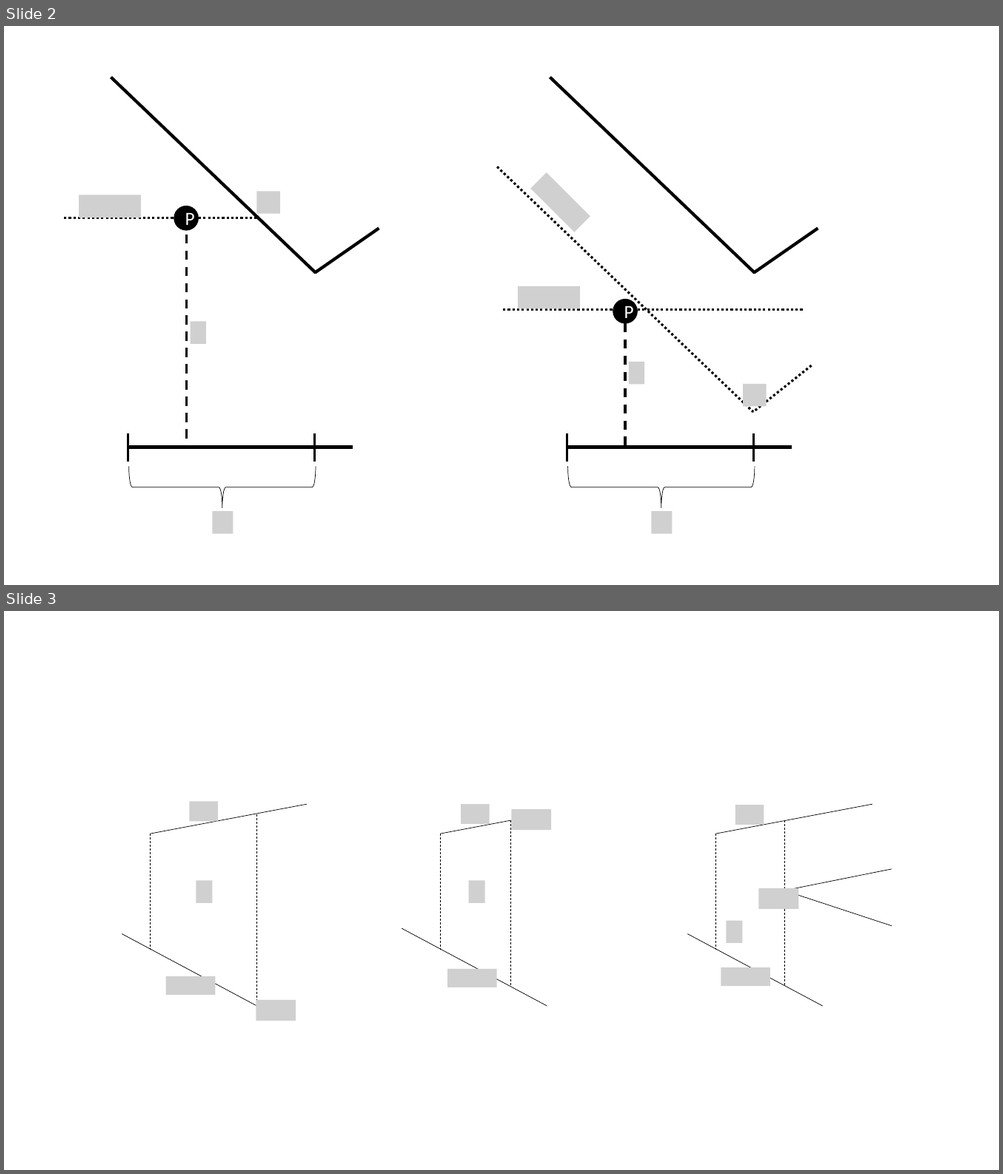
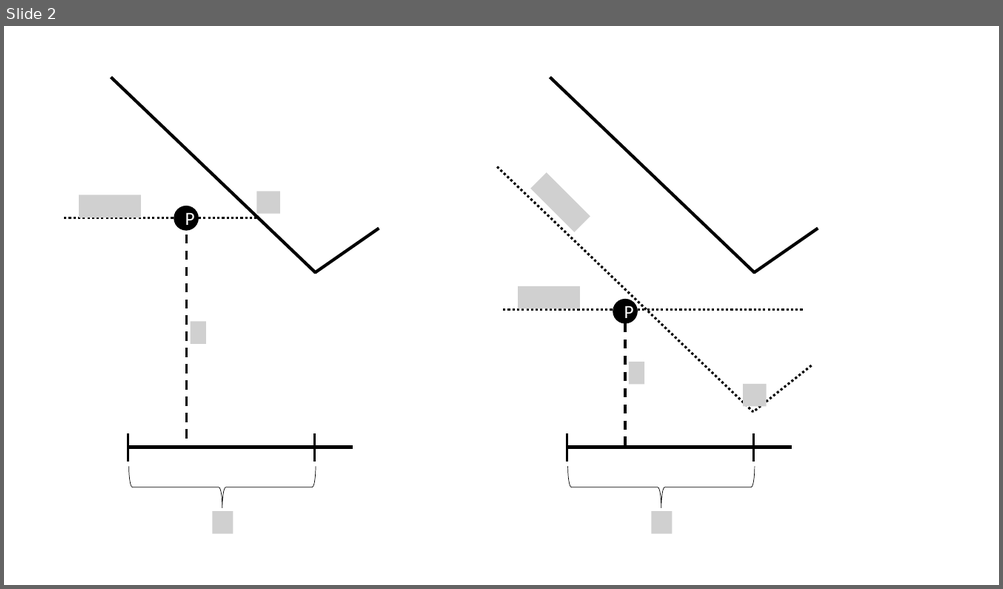
Before and after one commit to barakugav/FDML, a slide deck: figures.pptx. Shown one above the other, each under a label of ours: slides 2 and 3 before the commit, slide 2 after it. The pictures are 1003x1174 and 1003x589 pixels, drawn with LibreOffice and Linux fonts; fonts in the diff are those of the drawing; grey boxes stand for pictures. Boxes give left, top, right and bottom in pixels: in the first picture for what was removed or moved away, otherwise in the second. Text is boxed around its words. In the diff, an @@ line names an element or a change of style, - is before the commit and + after.

```diff
--- a/figures.pptx
+++ b/figures.pptx
@@ slide 3 removed at <box>4,611,999,1170</box>, background #FFFFFF @@
@@ line removed from (151, 834) to (307, 804) @@
@@ picture removed at <box>189,801,217,821</box> @@
@@ picture removed at <box>461,804,489,824</box> @@
@@ picture removed at <box>512,809,551,830</box> @@
@@ line removed from (716, 834) to (873, 804) @@
@@ picture removed at <box>735,805,763,825</box> @@
@@ line removed from (257, 815) to (257, 1006) @@
@@ line removed from (441, 834) to (511, 820) @@
@@ line removed from (511, 820) to (511, 987) @@
@@ line removed from (785, 820) to (785, 985) @@
@@ line removed from (151, 834) to (151, 951) @@
@@ line removed from (441, 834) to (441, 951) @@
@@ line removed from (716, 834) to (716, 951) @@
@@ line removed from (785, 891) to (892, 869) @@
@@ picture removed at <box>196,880,212,903</box> @@
@@ picture removed at <box>469,880,485,903</box> @@
@@ picture removed at <box>758,889,798,909</box> @@
@@ line removed from (785, 891) to (892, 925) @@
@@ picture removed at <box>726,920,743,943</box> @@
@@ line removed from (122, 934) to (257, 1006) @@
@@ line removed from (401, 929) to (547, 1006) @@
@@ line removed from (688, 934) to (822, 1006) @@
@@ picture removed at <box>166,977,215,995</box> @@
@@ picture removed at <box>447,969,496,988</box> @@
@@ picture removed at <box>721,968,770,986</box> @@
@@ picture removed at <box>256,1000,296,1022</box> @@
```
Also in this commit, not shown: 7 slides added, 1 other slide removed, 4 other files.
